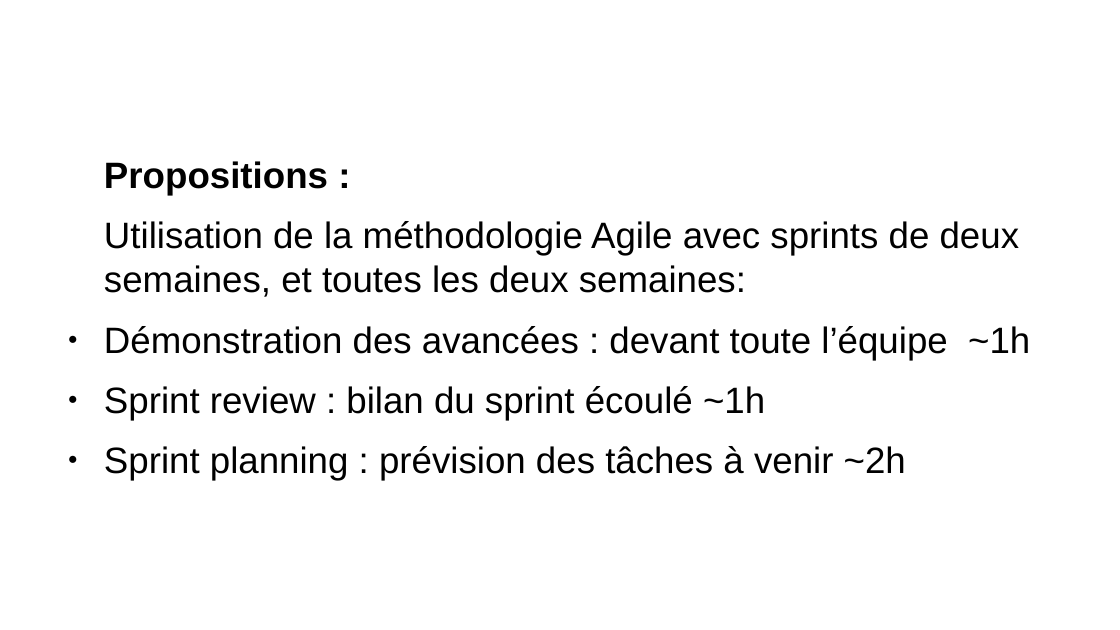
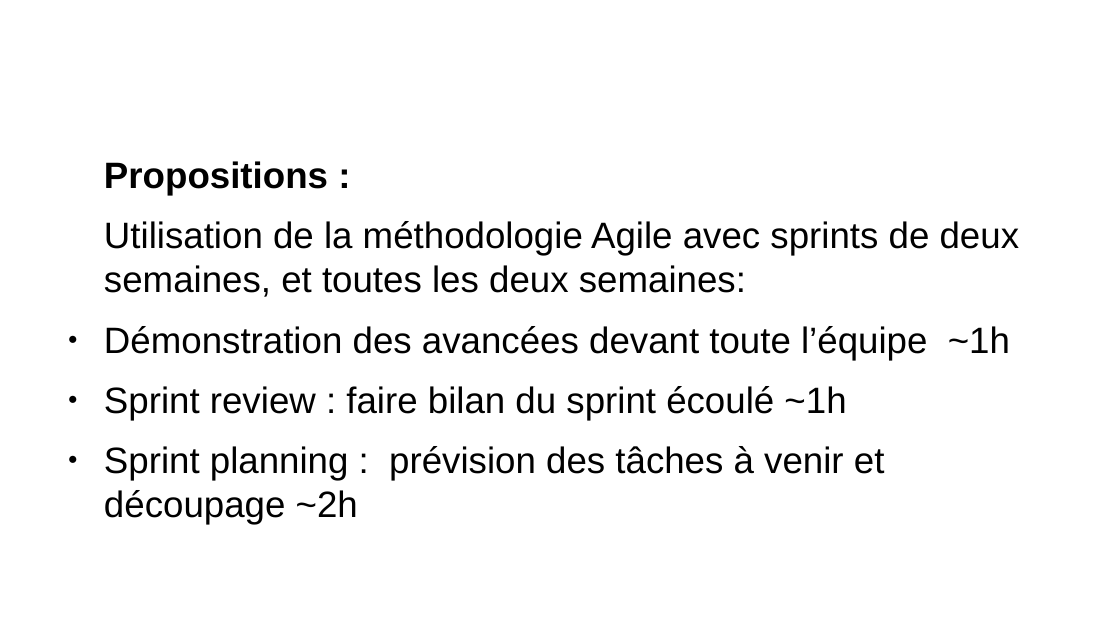
Before and after one commit to remipassmoilesel/ci-cd-plan, a slide deck: slide 7 of ci-cd-plan.odp. Drawn at 1120x630 pixels with LibreOffice and Linux fonts; fonts in the diff are those of the drawing; background and template pictures are left out. Boxes give left, top, right and bottom in pixels: in the first picture for what was removed or moved away, otherwise in the second. Text is boxed around its words. In the diff, an @@ line names an element or a change of style, - is before the commit and + after.

```diff
--- a/ci-cd-plan.odp
+++ b/ci-cd-plan.odp
@@ text at box(104, 326, 1010, 524): text changed @@
-● Démonstration des avancées : devant toute l’équipe ~1h
-● Sprint review : bilan du sprint écoulé ~1h
-● Sprint planning : prévision des tâches à venir ~2h
+● Démonstration des avancées devant toute l’équipe ~1h
+● Sprint review : faire bilan du sprint écoulé ~1h
+● Sprint planning : prévision des tâches à venir et découpage ~2h
```
Also in this commit, not shown: 17 other slides changed, 3 slides added, 1 slide removed, 2 other files.
